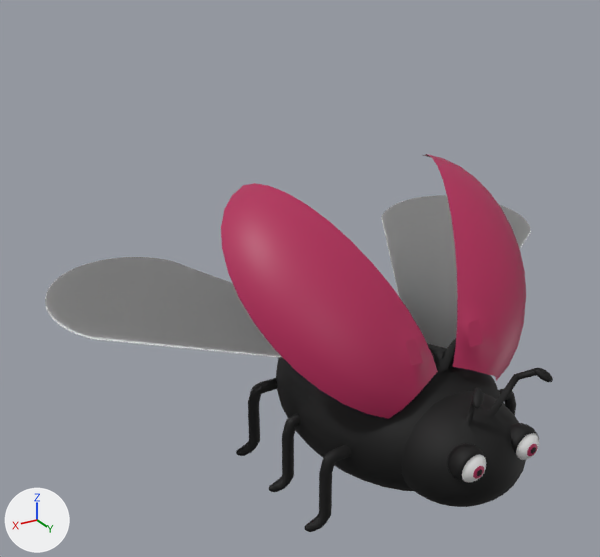
A saved change to the Blender file BlenderCharacters/Bugs/LadyBug/ladybug.blend.
The view is the same before and after, from a 50 mm camera at (7.3, 9.44, 8.38) aimed at (1.06, -0.96, 3.18). The axes (+X, +Y, +Z) are drawn at lower left. The lights are the same throughout.

The older version as bpy lines, for what is in view:
```python
mat_material_002 = principled_material('Material.002')
mat_material_002.base_color = (0.447, 0.02, 0.0983)  # pink #b22758
mat_material_004 = principled_material('Material.004')
mat_material_004.base_color = (0.447, 0.02, 0.0983)  # pink #b22758
me_sphere = bpy.data.meshes.new('Sphere')
me_sphere.from_pydata(...)  # 3267 vertices, 3229 faces; spans x -2.87..0.6, y -1.66..1.25, z -1.06..3.01
# faces by material slot: [165, 2830, 96, 137, 1]
me_sphere.materials.append(mat_material_002)  # pink #b22758
me_sphere.materials.append(mat_material)  # black #000000
me_sphere.materials.append(mat_material_001)  # white #e7e7e7
me_sphere.materials.append(mat_material_003)
me_sphere.materials.append(mat_material_004)  # pink #b22758
ob_sphere = bpy.data.objects.new('Sphere', me_sphere)
ob_sphere.location = (0.0, 0.0, 1.25)
ob_sphere.scale = (1.64, 2.24, 1.17)
_m = ob_sphere.modifiers.new('Mirror', 'MIRROR')
```
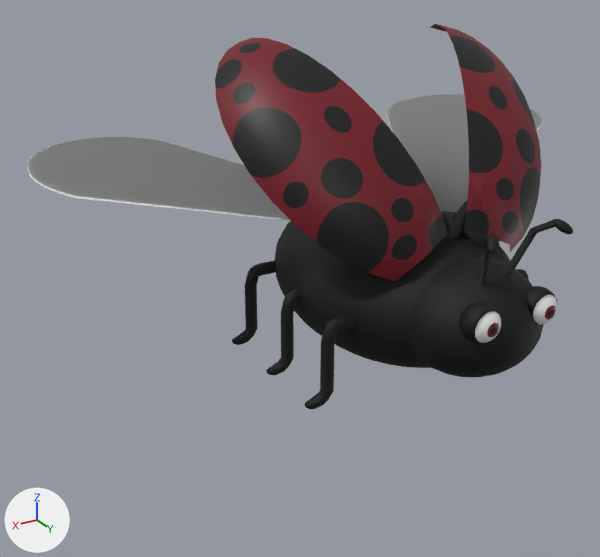
The change, as a diff of the scene's bpy script:
```diff
--- a/BlenderCharacters/Bugs/LadyBug/ladybug.blend.py
+++ b/BlenderCharacters/Bugs/LadyBug/ladybug.blend.py
@@ img_final @@
+img_final = load_image('final', '_unpacked/final', 1024, 1024, 'sRGB')
@@ mat_material_002 @@
 mat_material_002 = principled_material('Material.002')
-mat_material_002.base_color = (0.447, 0.02, 0.0983)  # pink #b22758
+mat_material_002.texture = img_final
@@ mat_material_004 @@
 mat_material_004 = principled_material('Material.004')
-mat_material_004.base_color = (0.447, 0.02, 0.0983)  # pink #b22758
+mat_material_004.texture = img_final
@@ ob_sphere @@
 ob_sphere = bpy.data.objects.new('Sphere', me_sphere)
-ob_sphere.location = (0.0, 0.0, 1.25)
+ob_sphere.location = (0.0, 0.0, 3.38)
 ob_sphere.scale = (1.64, 2.24, 1.17)
```

Location of each change, [x1, y1, x2, y2] in pixels of the pictures (600 x 557 px):
'Sphere', surface changed, moved (pink to black): before [45, 154, 553, 532]; after [27, 24, 573, 409]
